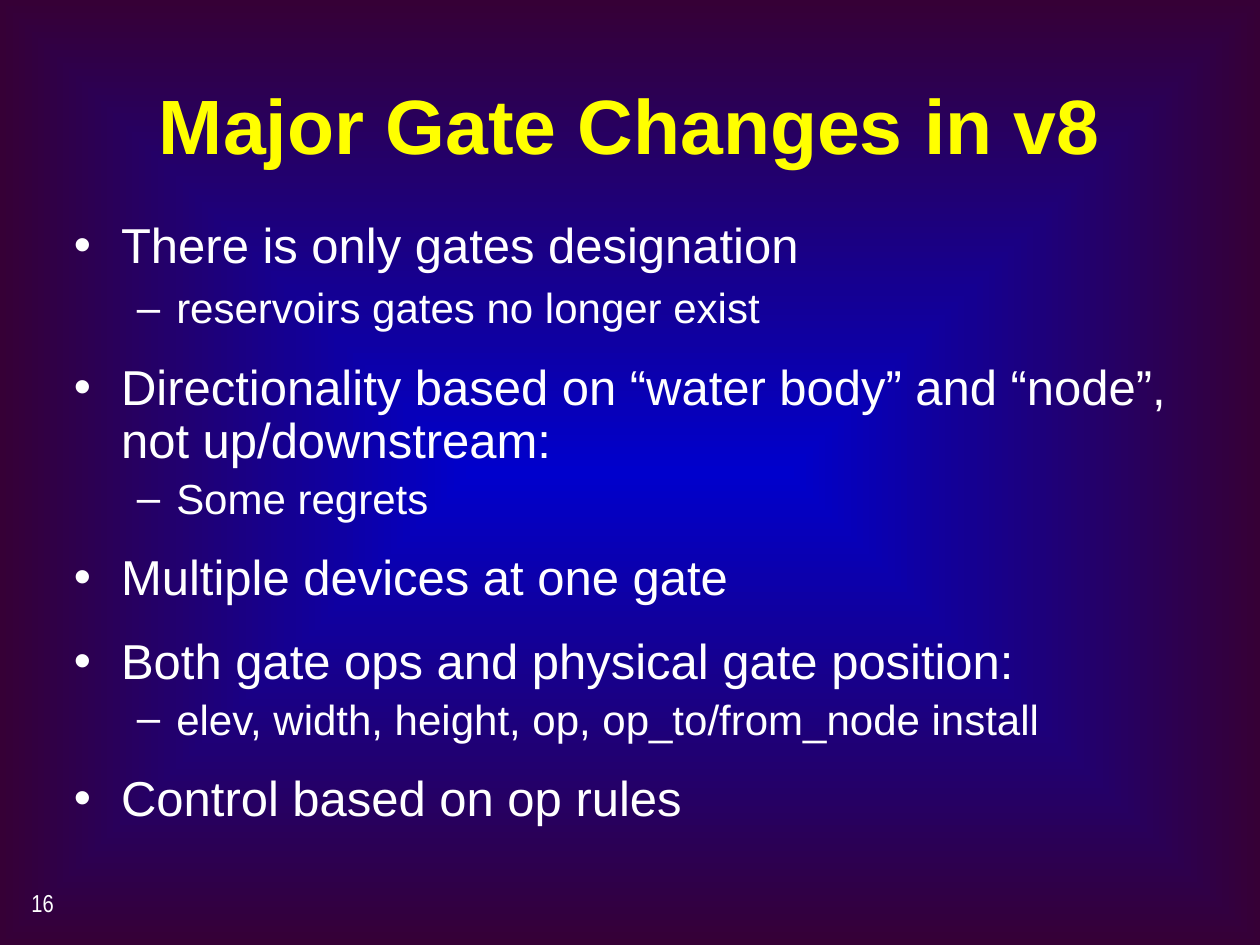
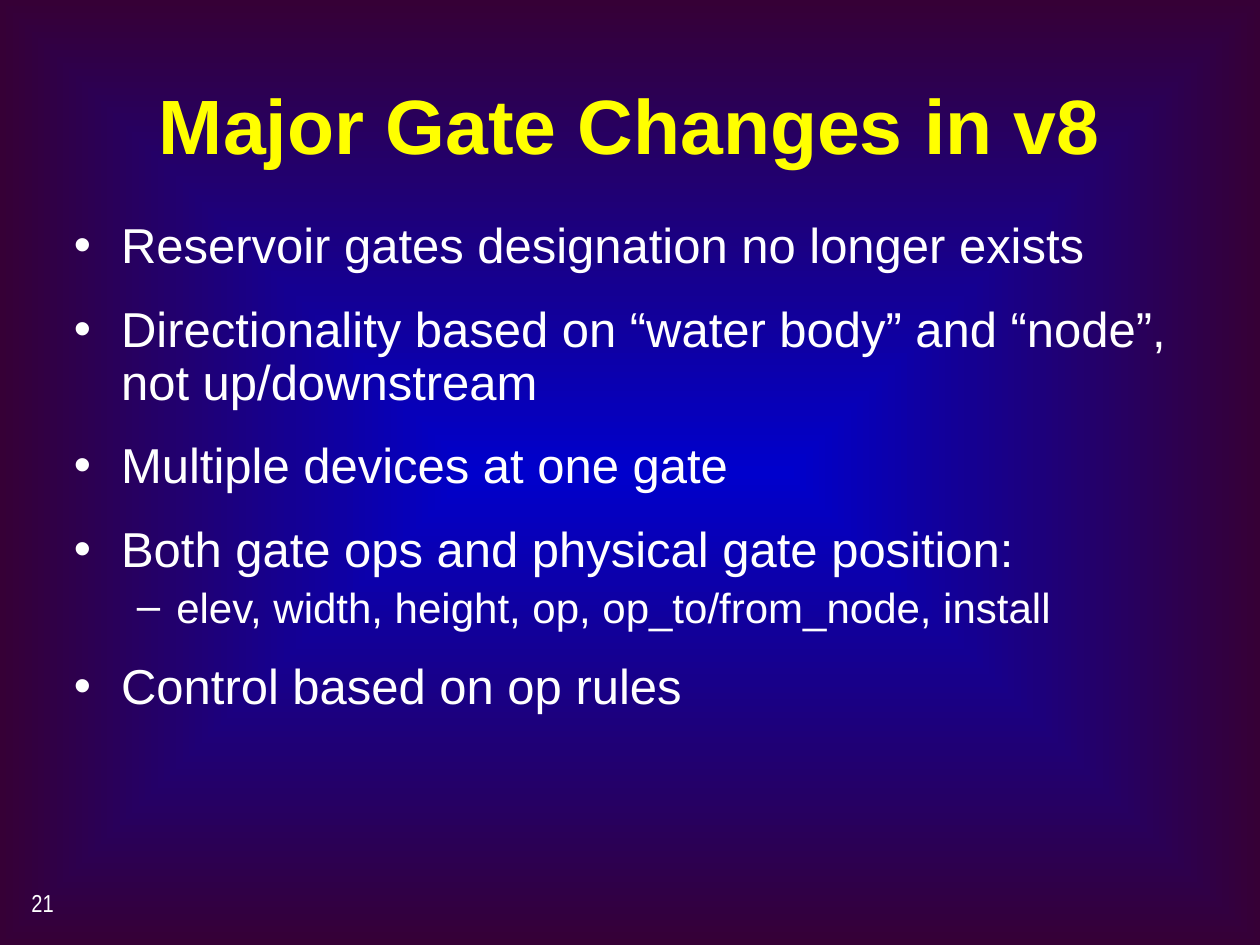
Before and after one commit to CADWRDeltaModeling/dsm2, a slide deck: slide 21 of dsm2/presentations/BT2_Reservoir_Gate_Transfer.ppt (slide 16 before the commit). Drawn at 1260x945 pixels with LibreOffice and Linux fonts; fonts in the diff are those of the drawing. Boxes give left, top, right and bottom in pixels: in the first picture for what was removed or moved away, otherwise in the second. Text is boxed around its words. In the diff, an @@ line names an element or a change of style, - is before the commit and + after.

```diff
--- a/dsm2/presentations/BT2_Reservoir_Gate_Transfer.ppt
+++ b/dsm2/presentations/BT2_Reservoir_Gate_Transfer.ppt
@@ text at (x1=121, y1=227, x2=1166, y2=410): text changed @@
-• There is only gates designation
-  – reservoirs gates no longer exist
-• Directionality based on “water body” and “node”, not up/downstream:
-  – Some regrets
+• Reservoir gates designation no longer exists
+• Directionality based on “water body” and “node”, not up/downstream
@@ text at (x1=176, y1=592, x2=1050, y2=631): text changed @@
-  – elev, width, height, op, op_to/from_node install
+  – elev, width, height, op, op_to/from_node, install
@@ page number at (x1=31, y1=895, x2=53, y2=912): text changed @@
-16
+21
```
Also in this commit, not shown: 11 other slides changed, 5 slides added, 3 slides removed.
